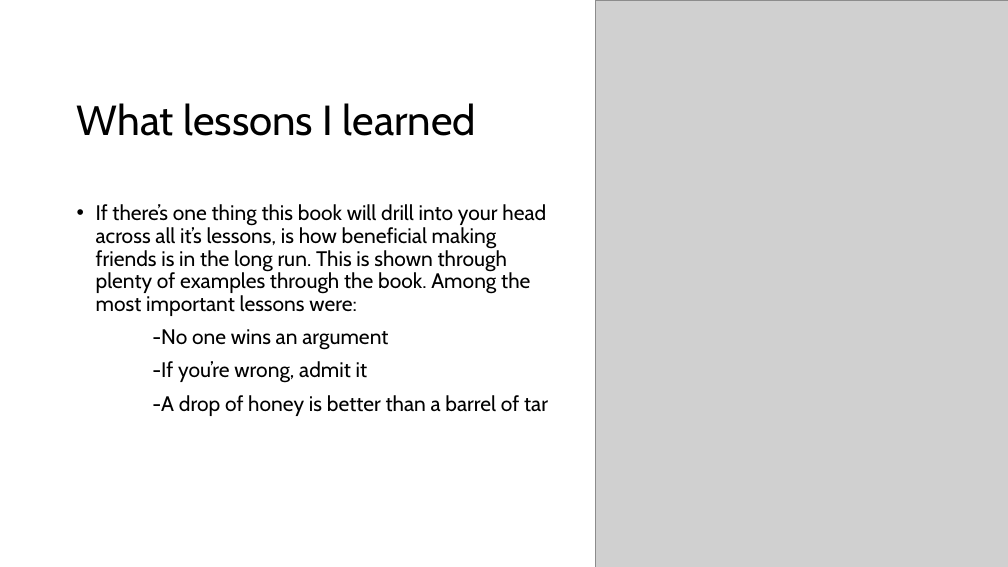
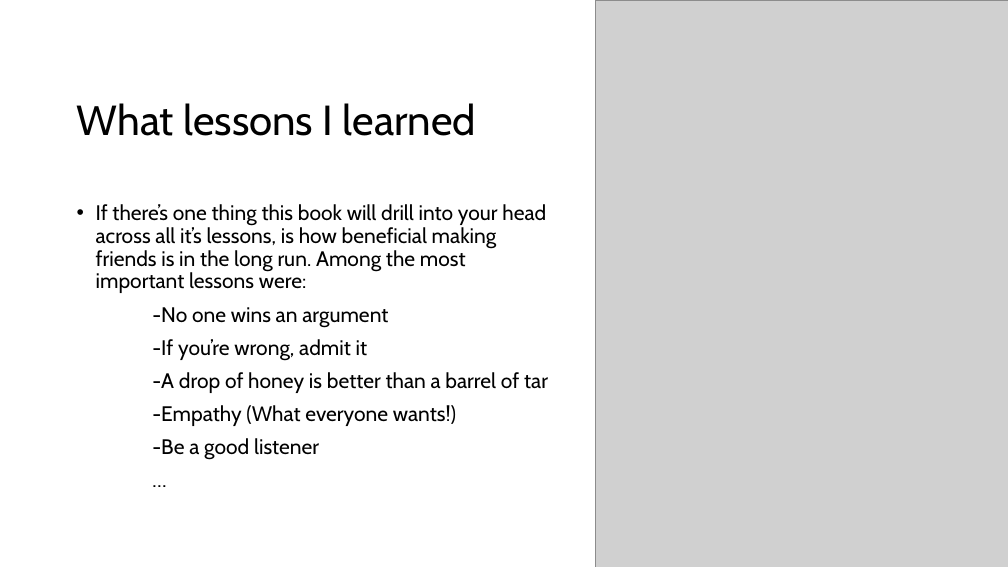
Before and after one commit to robodude0395/Sigma_Labs_Precourse, a slide deck: slide 4 of level_4/presentation.pptx. Drawn at 1008x567 pixels with LibreOffice and Linux fonts; fonts in the diff are those of the drawing; grey boxes stand for pictures. Boxes give left, top, right and bottom in pixels: in the first picture for what was removed or moved away, otherwise in the second. Text is boxed around its words. In the diff, an @@ line names an element or a change of style, - is before the commit and + after.

```diff
--- a/level_4/presentation.pptx
+++ b/level_4/presentation.pptx
@@ text at bbox=[96, 204, 546, 293]: text changed @@
-• If there’s one thing this book will drill into your head across all it’s lessons, is how beneficial making friends is in the long run. This is shown through plenty of examples through the book. Among the most important lessons were:
+• If there’s one thing this book will drill into your head across all it’s lessons, is how beneficial making friends is in the long run. Among the most important lessons were:
@@ text at bbox=[152, 405, 456, 460]: paragraphs added @@
+-Empathy (What everyone wants!)
+-Be a good listener
+…
```
Also in this commit, not shown: 4 other slides changed.
